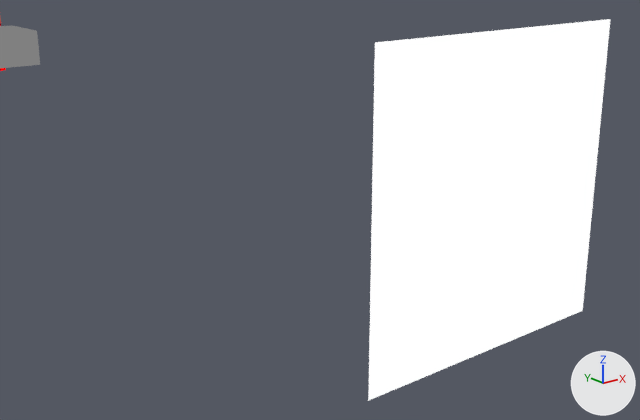
Two versions of the Blender file assets-source/blender/motion/compsognathus-stomp.blend, one commit apart.
Camera for both pictures: a 50 mm camera at (36.9, -32.99, 13.87) aimed at (39.7, -29.49, 12.47). The axes (+X, +Y, +Z) are drawn at lower right. The lights are the same throughout. The picture after the commit comes second.

The scene before the commit, as lines of its bpy script (objects in view):
```python
me_dinotycoon_motion_compsognathus_stomp_sample_eye = bpy.data.meshes.new('DinoTycoon_Motion_compsognathus_stomp_sample_eye')
me_dinotycoon_motion_compsognathus_stomp_sample_eye.from_pydata(...)  # 8 vertices, 6 faces; spans x 39.6..41.4, y -30.0, z 11.6..13.4
me_dinotycoon_motion_compsognathus_stomp_sample_eye.materials.append(mat_dinotycoon_role_e)  # white #ffffff
me_dinotycoon_motion_compsognathus_stomp_sample_mouth = bpy.data.meshes.new('DinoTycoon_Motion_compsognathus_stomp_sample_mouth')
me_dinotycoon_motion_compsognathus_stomp_sample_mouth.from_pydata(...)  # a box spanning x 42.0..47.0, y -7.0..-5.0, z 10.1..11.1
me_dinotycoon_motion_compsognathus_stomp_sample_mouth.materials.append(mat_dinotycoon_role_m)  # grey #808080
ob_dinotycoon_motion_compsognathus_stomp_eye = bpy.data.objects.new('DinoTycoon_Motion_compsognathus_stomp_eye', me_dinotycoon_motion_compsognathus_stomp_sample_eye)
ob_dinotycoon_motion_compsognathus_stomp_eye.location = (0.0, 0.0, 0.0)
ob_dinotycoon_motion_compsognathus_stomp_mouth = bpy.data.objects.new('DinoTycoon_Motion_compsognathus_stomp_mouth', me_dinotycoon_motion_compsognathus_stomp_sample_mouth)
ob_dinotycoon_motion_compsognathus_stomp_mouth.location = (0.0, 0.0, 0.0)
```
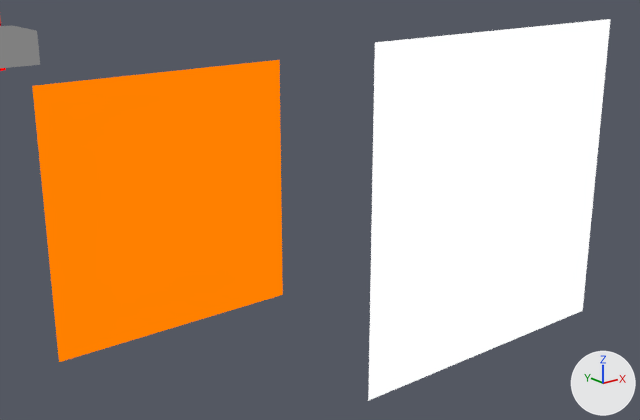
Boxes (x1, y1, x2, y2) around the edits, measured in the pictures (640 x 420 px):
'DinoTycoon_Motion_compsognathus_stomp_eye_white', added (orange): after (32, 60, 283, 362)

The change, as a list of edits to the scene's bpy script:
```text
Add mat_dinotycoon_role_y:
    mat_dinotycoon_role_y = emission_material('DinoTycoon_Role_Y')
    mat_dinotycoon_role_y.base_color = (1.0, 0.216, 0.0)  # orange #ff8000
Add me_dinotycoon_motion_compsognathus_stomp_sample_eye_white:
    me_dinotycoon_motion_compsognathus_stomp_sample_eye_white.from_pydata([(38.4, -29.0, 13.2), (39.8, -29.0, 13.2), (39.8, -29.0, 11.8), (38.4, -29.0, 11.8), (38.4, -29.0, 13.2), (39.8, -29.0, 13.2), (39.8, -29.0, 11.8), (38.4, -29.0, 11.8)], [], [(3, 2, 1, 0), (4, 5, 6, 7), (0, 1, 5, 4), (1, 2, 6, 5), (2, 3, 7, 6), (3, 0, 4, 7)])
    me_dinotycoon_motion_compsognathus_stomp_sample_eye_white.materials.append(mat_dinotycoon_role_y)  # orange #ff8000
Add ob_dinotycoon_motion_compsognathus_stomp_eye_white:
    ob_dinotycoon_motion_compsognathus_stomp_eye_white = bpy.data.objects.new('DinoTycoon_Motion_compsognathus_stomp_eye_white', me_dinotycoon_motion_compsognathus_stomp_sample_eye_white)
    ob_dinotycoon_motion_compsognathus_stomp_eye_white.location = (0.0, 0.0, 0.0)
```
